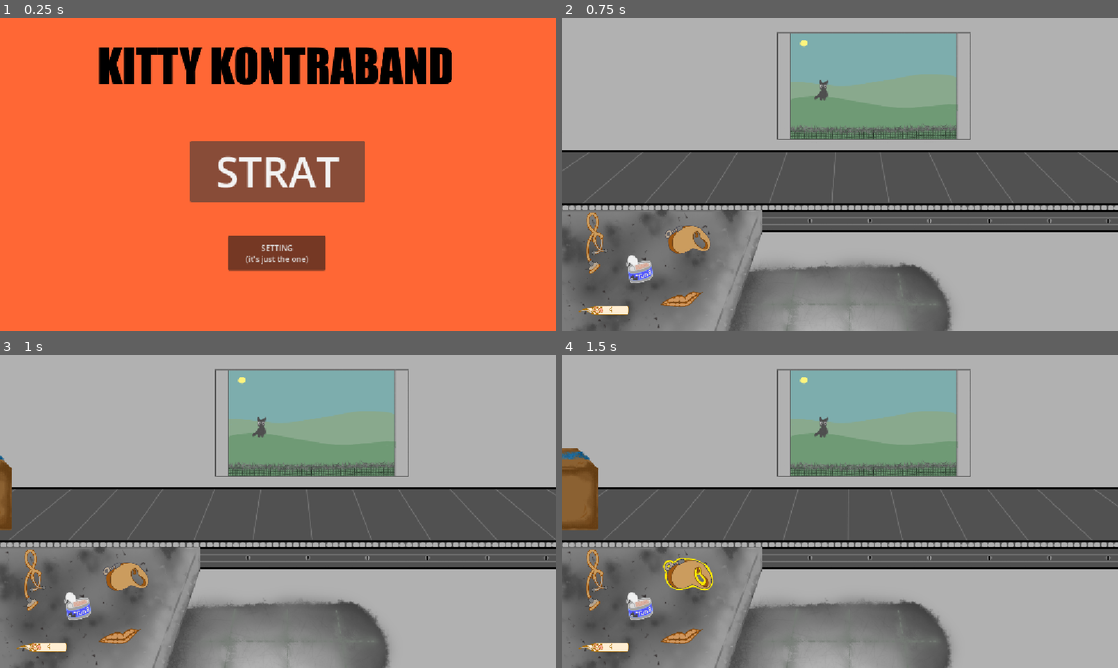
Above: before the commit, frames 1-4 (two rows, left to right).
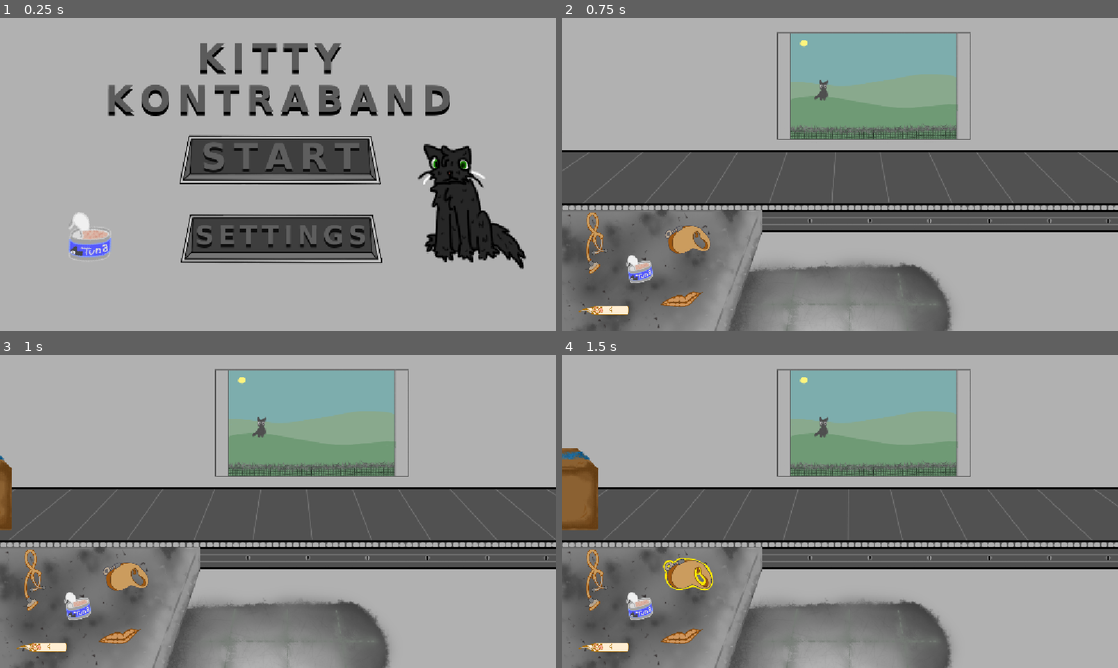
Above: after the commit, the same moments.

Repository: zwiebelkaramell/KITTY-KONTRABAND
Game: Godot game, scene res://Assets/Scenes/Startup.tscn
Same seed, same stepped clock (60 frames per second), same inputs: the game is played once before the commit and once after it. Sound files missing from this copy of the repository are replaced by a short silence.
Inputs (mouse positions are in pixels of both pictures, inside the frame that each line leads up to; where the layout moved, square brackets give the same spot in the first picture):
- Up to frame 1 (0.25 s): no input
- Up to frame 2 (0.75 s): click (840, 155) [840, 171] at 0.5 s
- Up to frame 3 (1 s): no input
- Up to frame 4 (1.5 s): click (689, 577) at 1.25 s

The runs differ from the first frame. In frame 1, 100% of the frame differs, in the area x 0-100%, y 0-100%; in frame 2, nothing differs; in frame 3, nothing differs; in frame 4, nothing differs.

Commit message:
NEW MENUE
I TRIED

Diff:
--- a/Assets/Scenes/Menu.tscn
+++ b/Assets/Scenes/Menu.tscn
@@ -1,31 +1,63 @@
 [gd_scene format=3 uid="uid://mbp7muhay6n"]
 
 [ext_resource type="Script" uid="uid://c8vwtcu0pnm26" path="res://Assets/Scripts/menu.gd" id="1_8t58v"]
-[ext_resource type="Texture2D" uid="uid://d2f6ajoyamc74" path="res://Assets/Art/temp_menu_bg.png" id="2_bo43k"]
+[ext_resource type="Texture2D" uid="uid://bw11jsic5kb6i" path="res://Assets/Art/boxes and menus/MENU BUTTON DEFAULT - UNPRESSED.png" id="3_5c00w"]
+[ext_resource type="Texture2D" uid="uid://cwrg5r2vf82o3" path="res://Assets/Art/boxes and menus/MAIN MENUE BG, BUTTONS AND WORDS SEPERATE.png" id="3_bo43k"]
+[ext_resource type="Texture2D" uid="uid://bc2bvan4b16fp" path="res://Assets/Art/boxes and menus/START TEXT.png" id="4_ykrdu"]
+[ext_resource type="Texture2D" uid="uid://c2hjjgu6rgpsu" path="res://Assets/Art/boxes and menus/SETTINGS TEXT.png" id="5_3xrxe"]
 
 [node name="Menu" type="Node2D" unique_id=1209589811]
 script = ExtResource("1_8t58v")
 
-[node name="BG" type="TextureRect" parent="." unique_id=2142021771]
+[node name="BG2" type="TextureRect" parent="." unique_id=1685643074]
 offset_right = 40.0
 offset_bottom = 40.0
-texture = ExtResource("2_bo43k")
+texture = ExtResource("3_bo43k")
+
+[node name="BG4" type="TextureRect" parent="." unique_id=676802575]
+offset_left = 3.0
+offset_top = 163.0
+offset_right = 1155.0
+offset_bottom = 811.0
+texture = ExtResource("3_5c00w")
+
+[node name="BG3" type="TextureRect" parent="." unique_id=426445342]
+offset_right = 1152.0
+offset_bottom = 648.0
+pivot_offset = Vector2(1269, 47)
+texture = ExtResource("3_5c00w")
+
+[node name="BG" type="TextureRect" parent="." unique_id=2142021771]
+offset_left = 1.0
+offset_top = 0.535
+offset_right = 1153.0
+offset_bottom = 648.535
+texture = ExtResource("4_ykrdu")
+
+[node name="BG5" type="TextureRect" parent="." unique_id=470446093]
+offset_left = 1.0
+offset_top = 0.535
+offset_right = 1153.0
+offset_bottom = 648.535
+texture = ExtResource("5_3xrxe")
 
 [node name="STRAT" type="Button" parent="." unique_id=2061343011]
-offset_left = 394.0
-offset_top = 255.0
-offset_right = 756.0
-offset_bottom = 381.0
+offset_left = 396.0
+offset_top = 249.99998
+offset_right = 1074.899
+offset_bottom = 381.50458
+scale = Vector2(0.545, 0.545)
+theme_override_colors/icon_normal_color = Color(1, 1, 1, 0)
+theme_override_colors/icon_hover_color = Color(0.33260515, 0.33260515, 0.33260515, 1)
 theme_override_font_sizes/font_size = 86
-text = "STRAT"
+text = "
+"
 
 [node name="settings" type="Button" parent="." unique_id=1117421875]
-offset_left = 473.0
-offset_top = 451.0
-offset_right = 674.0
-offset_bottom = 523.0
-text = "SETTING
-(it's just the one)"
+offset_left = 398.0
+offset_top = 414.0
+offset_right = 770.0
+offset_bottom = 486.0
 
 [connection signal="pressed" from="STRAT" to="." method="_on_button_pressed"]
 [connection signal="pressed" from="settings" to="." method="_on_settings_pressed"]
